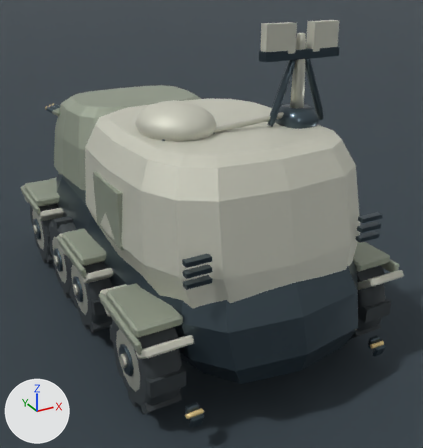
One commit to the Blender file content/source-art/overlordcommandhq-rigged.blend: the scene before it, then after it.
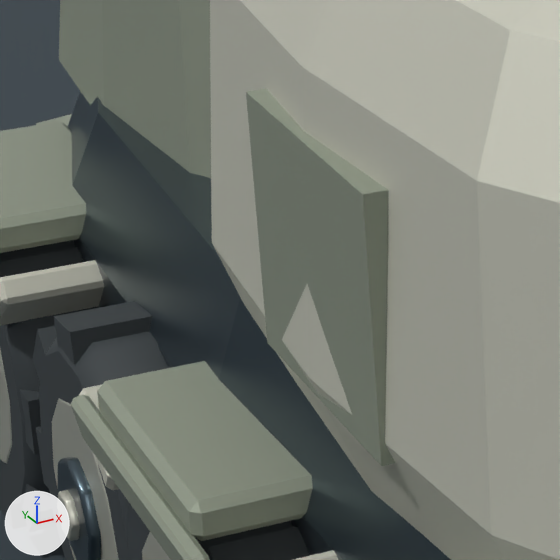
The first picture shows the older version from a 50 mm lens placed at (-2.42, -5.05, 3.31), pointed at (0.19, -0.3, 0.94). The close-ups show the older and then the newer version on the part from 10% to 37% of the width and 34% to 60% of the height of that picture. Only the edits that show in the close-ups are written down. Lighting does not change. The marker at lower left points along +X, +Y and +Z.

In view in the first close-up: 'OverlordCommandHQArmor_ArmoredCabShell', 'OverlordCommandHQArmor_CommandShelterShell', 'OverlordCommandHQArmor_ContinuousChassis', 'OverlordCommandHQArmor_ServiceDoor_L', 'OverlordCommandHQFender_2_L_ArchTop', 'OverlordCommandHQFender_2_L_FlareLip', 'OverlordCommandHQFender_3_L_ArchTop', 'OverlordCommandHQFender_3_L_RearMudflap', 'OverlordCommandHQWheel_Front_L_TireCarcass', 'OverlordCommandHQWheel_MidFront_L_TireCarcass', 'OverlordCommandHQWheel_MidFront_L_TreadBlocks', 'PreviewFloor' and 11 more.
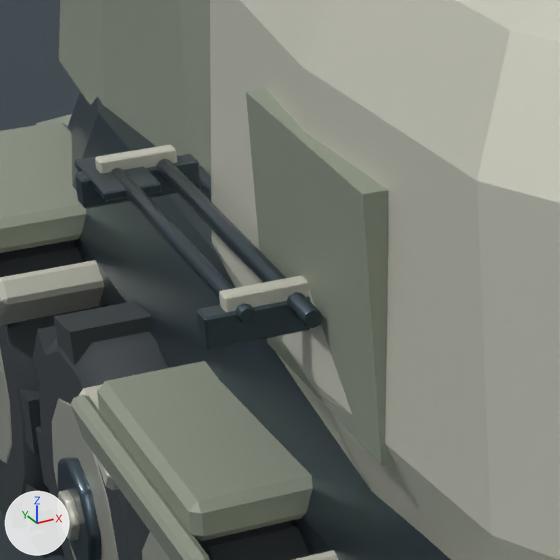
Pixel boxes (x1, y1, x2, y2) of what changed, in the close-ups (560 x 560 px):
'OverlordCommandHQArmor_PioneerRack_PryBar', added
    after: (156, 159, 323, 328)
'OverlordCommandHQArmor_PioneerRack_MountCleat_0', added
    after: (196, 296, 311, 350)
'OverlordCommandHQArmor_PioneerRack_SpadeShaft', added
    after: (111, 168, 256, 324)
'OverlordCommandHQArmor_PioneerRack_ClampClasp_0', added
    after: (219, 275, 309, 312)
'OverlordCommandHQArmor_PioneerRack_SpadeBlade', added
    after: (74, 151, 162, 201)
'OverlordCommandHQArmor_PioneerRack_MountCleat_1', added
    after: (75, 154, 201, 209)
'OverlordCommandHQArmor_PioneerRack_ClampClasp_1', added
    after: (95, 145, 177, 173)
'OverlordCommandHQArmor_WeldSeam_CitadelL', added (mostly hidden)
    after: (177, 155, 211, 195)

What changed in the scene script:
```text
Add ob_overlordcommandhqarmor_weldseam_citadell:
    ob_overlordcommandhqarmor_weldseam_citadell = bpy.data.objects.new('OverlordCommandHQArmor_WeldSeam_CitadelL', me_overlordcommandhqarmor_weldseam_citadell_mesh)  # 440 vertices, 434 faces; spans x -0.84..-0.8, y -1.35..1.25, z 1.16..1.2; in mat_overlordcommandhq_gunmetal (greyish blue #4b5961)
    ob_overlordcommandhqarmor_weldseam_citadell.location = (0.0, 0.0, 0.0)
Add ob_overlordcommandhqarmor_pioneerrack_prybar:
    ob_overlordcommandhqarmor_pioneerrack_prybar = bpy.data.objects.new('OverlordCommandHQArmor_PioneerRack_PryBar', me_overlordcommandhqarmor_pioneerrack_prybar_mesh)  # 48 vertices, 50 faces; spans x -0.017..0.017, y -0.437..0.437, z -0.017..0.017; in mat_overlordcommandhq_gunmetal (greyish blue #4b5961)
    ob_overlordcommandhqarmor_pioneerrack_prybar.location = (-1.052, -0.347, 1.425)
Add ob_overlordcommandhqarmor_pioneerrack_spadeblade:
    ob_overlordcommandhqarmor_pioneerrack_spadeblade = bpy.data.objects.new('OverlordCommandHQArmor_PioneerRack_SpadeBlade', me_overlordcommandhqarmor_pioneerrack_spadeblade_mesh)  # 24 vertices, 26 faces; spans x -0.055..0.055, y -0.104..0.104, z -0.009..0.009; in mat_overlordcommandhq_gunmetal (greyish blue #4b5961)
    ob_overlordcommandhqarmor_pioneerrack_spadeblade.location = (-1.144, 0.061, 1.425)
Add ob_overlordcommandhqarmor_pioneerrack_spadeshaft:
    ob_overlordcommandhqarmor_pioneerrack_spadeshaft = bpy.data.objects.new('OverlordCommandHQArmor_PioneerRack_SpadeShaft', me_overlordcommandhqarmor_pioneerrack_spadeshaft_mesh)  # 48 vertices, 50 faces; spans x -0.015..0.015, y -0.418..0.418, z -0.015..0.015; in mat_overlordcommandhq_gunmetal (greyish blue #4b5961)
    ob_overlordcommandhqarmor_pioneerrack_spadeshaft.location = (-1.144, -0.3, 1.425)
Add ob_overlordcommandhqarmor_pioneerrack_clampclasp_1:
    ob_overlordcommandhqarmor_pioneerrack_clampclasp_1 = bpy.data.objects.new('OverlordCommandHQArmor_PioneerRack_ClampClasp_1', me_overlordcommandhqarmor_pioneerrack_clampclasp_1_mesh)  # 24 vertices, 26 faces; spans x -0.075..0.075, y -0.018..0.018, z -0.018..0.018; in mat_overlordcommandhq_lightarmor (light grey #d1d1c2)
    ob_overlordcommandhqarmor_pioneerrack_clampclasp_1.location = (-1.1, 0.08, 1.44)
Add ob_overlordcommandhqarmor_pioneerrack_mountcleat_1:
    ob_overlordcommandhqarmor_pioneerrack_mountcleat_1 = bpy.data.objects.new('OverlordCommandHQArmor_PioneerRack_MountCleat_1', me_overlordcommandhqarmor_pioneerrack_mountcleat_1_mesh)  # 24 vertices, 26 faces; spans x -0.115..0.115, y -0.025..0.025, z -0.03..0.03; in mat_overlordcommandhq_gunmetal (greyish blue #4b5961)
    ob_overlordcommandhqarmor_pioneerrack_mountcleat_1.location = (-1.1, 0.08, 1.4)
Add ob_overlordcommandhqarmor_pioneerrack_clampclasp_0:
    ob_overlordcommandhqarmor_pioneerrack_clampclasp_0 = bpy.data.objects.new('OverlordCommandHQArmor_PioneerRack_ClampClasp_0', me_overlordcommandhqarmor_pioneerrack_clampclasp_1_mesh.copy())
    ob_overlordcommandhqarmor_pioneerrack_clampclasp_0.location = (-1.1, -0.68, 1.44)
Add ob_overlordcommandhqarmor_pioneerrack_mountcleat_0:
    ob_overlordcommandhqarmor_pioneerrack_mountcleat_0 = bpy.data.objects.new('OverlordCommandHQArmor_PioneerRack_MountCleat_0', me_overlordcommandhqarmor_pioneerrack_mountcleat_1_mesh.copy())
    ob_overlordcommandhqarmor_pioneerrack_mountcleat_0.location = (-1.1, -0.68, 1.4)
```
